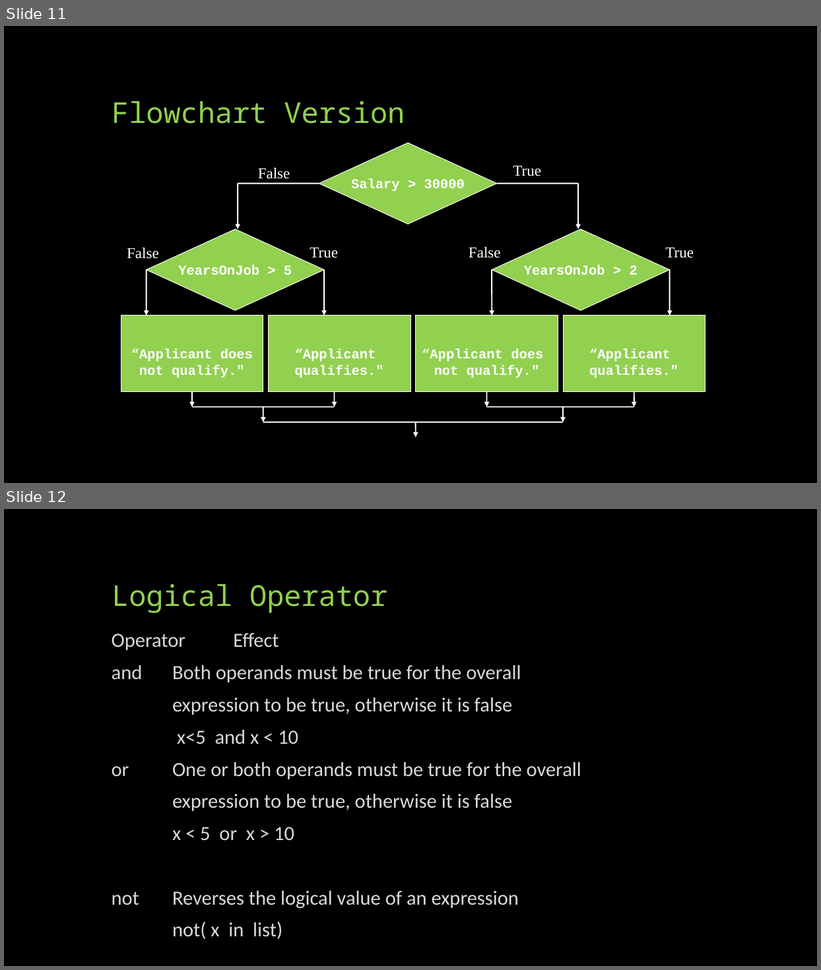
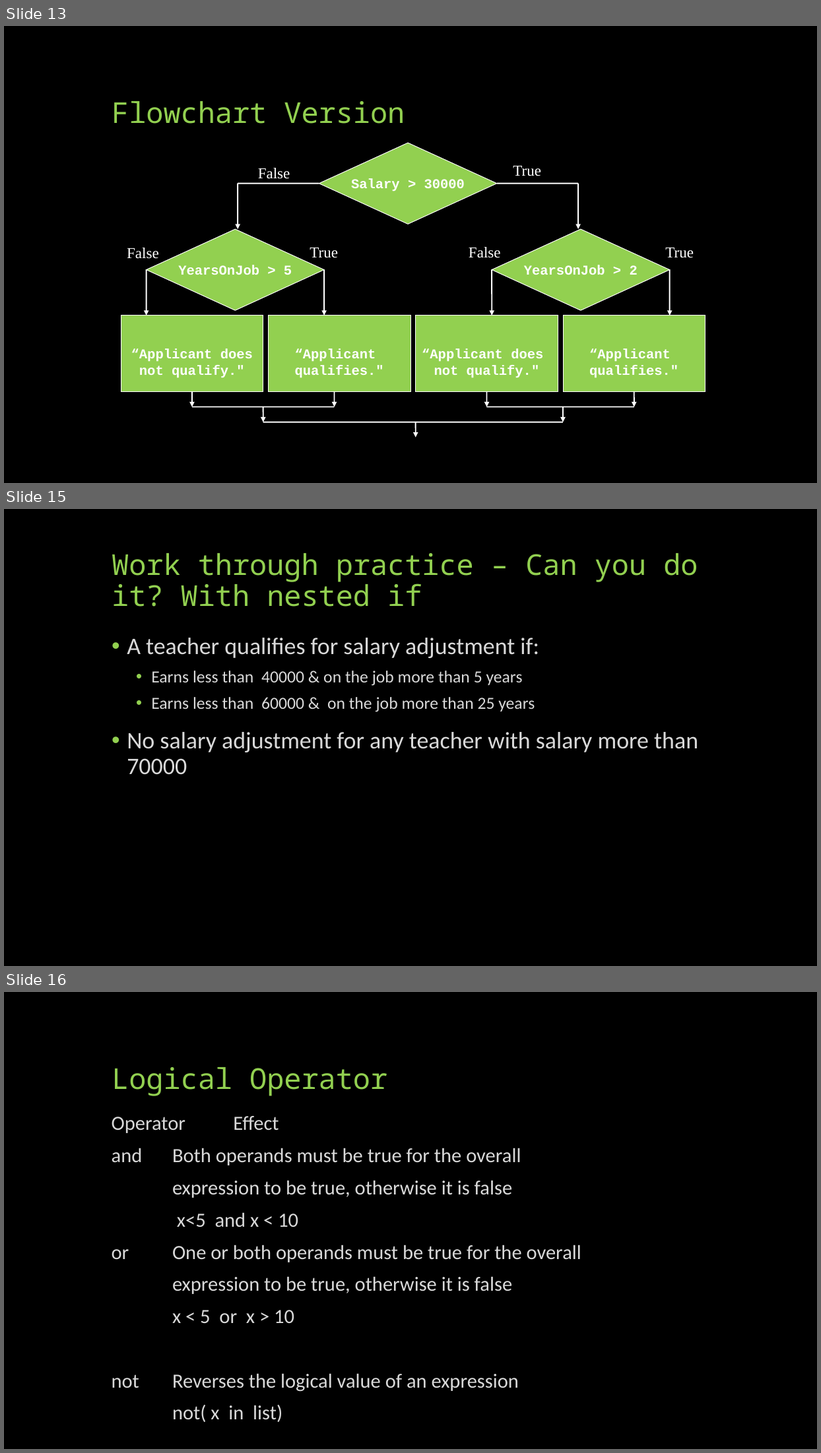
Before and after one commit to yilianz/CSCI125, a slide deck: LectureNotes/PythonControlStructure.pptx. Shown one above the other, each under a label of ours: slides 11 and 12 before the commit, slides 13, 15 and 16 after it; the slides between them are not shown. The pictures are 821x970 and 821x1453 pixels, drawn with LibreOffice and Linux fonts; fonts in the diff are those of the drawing. Boxes give left, top, right and bottom in pixels: in the first picture for what was removed or moved away, otherwise in the second. Text is boxed around its words. In the diff, an @@ line names an element or a change of style, - is before the commit and + after.

```diff
--- a/LectureNotes/PythonControlStructure.pptx
+++ b/LectureNotes/PythonControlStructure.pptx
@@ slide 15 added at box(4, 509, 817, 966), background #000000 @@
@@ title added at box(112, 553, 698, 607), 34 pt, text #92D050 @@
+Work through practice – Can you do it? With nested if
@@ text added at box(127, 638, 698, 775), 28 pt, text #D9D9D9 @@
+• A teacher qualifies for salary adjustment if:
+  • Earns less than 40000 & on the job more than 5 years
+  • Earns less than 60000 & on the job more than 25 years
+• No salary adjustment for any teacher with salary more than 70000
@@ what was slide 11 is now slide 13 @@
@@ what was slide 12 is now slide 16 @@
```
Also in this commit, not shown: 5 slides changed, 9 other slides added, 2 other files.
